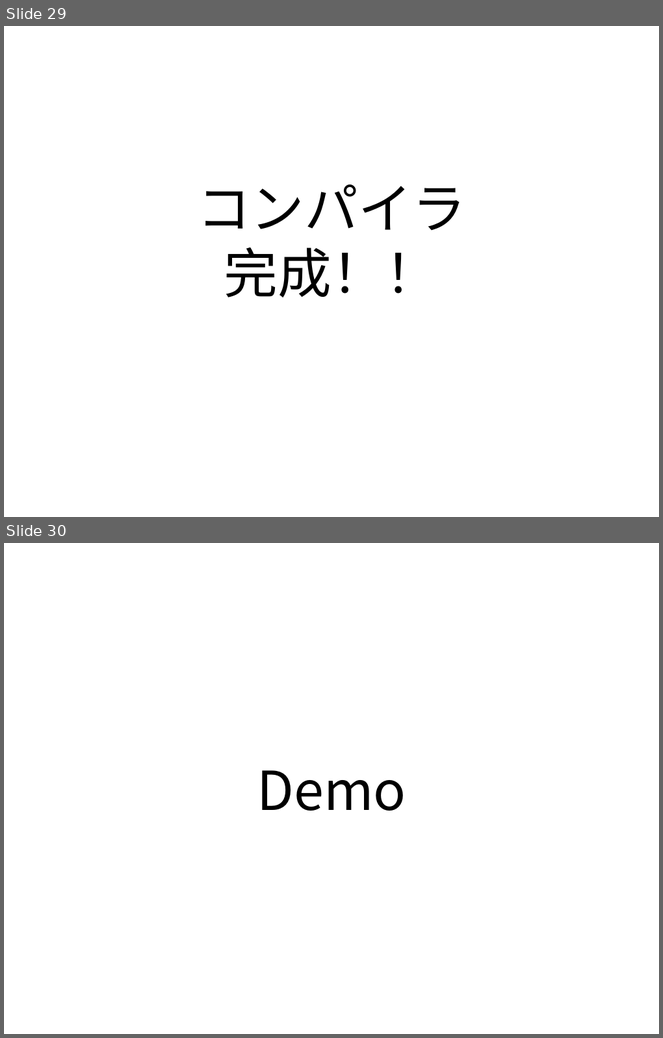
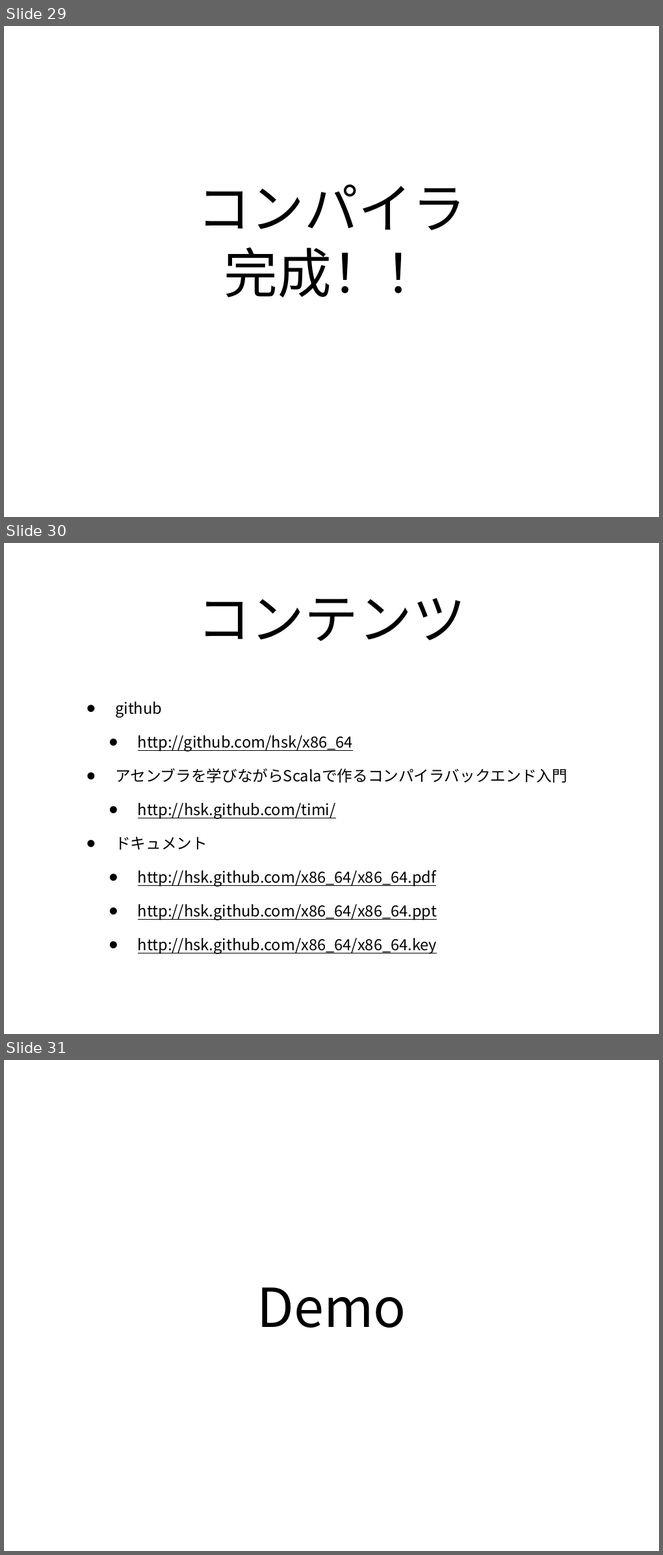
Before and after one commit to hsk/hsk.github.com, a slide deck: x86_64/x86_64.ppt. Shown one above the other, each under a label of ours: slides 29 and 30 before the commit, slides 29, 30 and 31 after it. The pictures are 663x1038 and 663x1555 pixels, drawn with LibreOffice and Linux fonts; fonts in the diff are those of the drawing. Boxes give left, top, right and bottom in pixels: in the first picture for what was removed or moved away, otherwise in the second. Text is boxed around its words. In the diff, an @@ line names an element or a change of style, - is before the commit and + after.

```diff
--- a/x86_64/x86_64.ppt
+++ b/x86_64/x86_64.ppt
@@ slide 30 added at (4, 543, 659, 1034), background #FFFFFF @@
@@ title added at (197, 598, 466, 641), 84 pt, text #000000 @@
+コンテンツ
@@ text added at (115, 702, 568, 954), 24 pt, text #000000, underline @@
+• github
+  • http://github.com/hsk/x86_64
+• アセンブラを学びながらScalaで作るコンパイラバックエンド入門
+  • http://hsk.github.com/timi/
+• ドキュメント
+  • http://hsk.github.com/x86_64/x86_64.pdf
+  • http://hsk.github.com/x86_64/x86_64.ppt
+  • http://hsk.github.com/x86_64/x86_64.key
@@ what was slide 30 is now slide 31 @@
```
Also in this commit, not shown: 1 slide changed, 4 other files.
